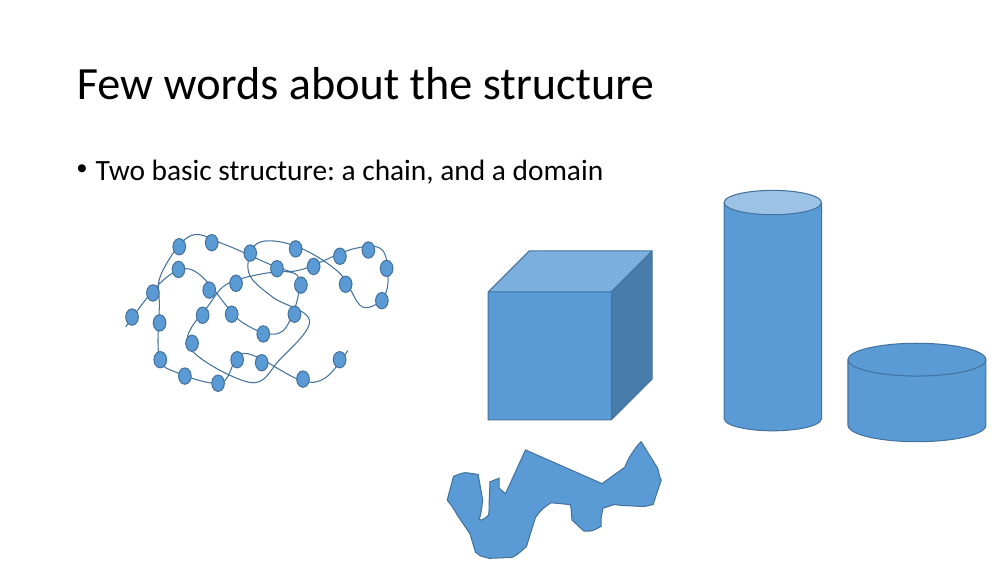
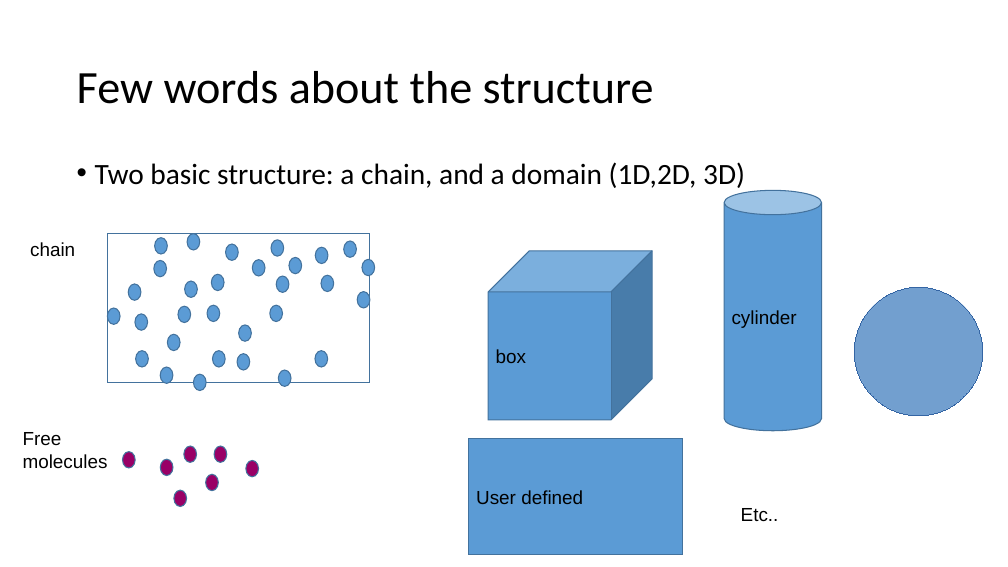
Before and after one commit to ofirENS/EpigenomeIntegrity, a slide deck: slide 3 of Documents/presentationParis7.pptx. Drawn at 1008x567 pixels with LibreOffice and Linux fonts; fonts in the diff are those of the drawing. Boxes give left, top, right and bottom in pixels: in the first picture for what was removed or moved away, otherwise in the second. Text is boxed around its words. In the diff, an @@ line names an element or a change of style, - is before the commit and + after.

```diff
--- a/Documents/presentationParis7.pptx
+++ b/Documents/presentationParis7.pptx
@@ text "Few words about the structure" at box(77, 71, 654, 104): line spacing 0.9 to 1 @@
@@ text at box(95, 162, 745, 188): text changed @@
-• Two basic structure: a chain, and a domain
+• Two basic structure: a chain, and a domain (1D,2D, 3D)
@@ cylinder "cylinder" at box(724, 191, 822, 431): outline #43739E 1 pt to #43729D 0.99 pt; proportions changed @@
@@ rectangle added at box(107, 234, 370, 383), outline #43729D 0.99 pt @@
@@ freeform shape removed at box(126, 234, 388, 383) @@
@@ text added at box(30, 242, 75, 256), 18 pt, text #000000 @@
+chain
@@ 24 ellipses: place and size @@
-24 ellipses at box(147, 234, 393, 392)
+24 ellipses at box(129, 234, 375, 391)
@@ cube "box" at box(488, 251, 653, 420): outline #43739E 1 pt to #43729D 0.99 pt; proportions changed @@
@@ ellipse added at box(854, 287, 983, 416), fill #729FCF, outline #3465A4 0.75 pt @@
@@ outline #43739E 1 pt to #43729D 0.99 pt in 30 elements at box(237, 354, 250, 371), box(207, 306, 220, 322), box(135, 314, 147, 330), box(185, 281, 197, 298), box(129, 284, 141, 301), box(321, 275, 334, 292), box(362, 259, 375, 276), box(315, 247, 328, 264), box(239, 325, 252, 342), box(160, 368, 173, 384), box(194, 374, 206, 391), box(212, 274, 225, 291), box(270, 306, 283, 322), box(315, 351, 328, 368), box(344, 241, 357, 258), box(167, 334, 180, 351), box(225, 244, 238, 261), box(187, 234, 200, 250), box(135, 351, 148, 368), box(271, 240, 284, 256), box(357, 292, 370, 309), box(276, 276, 289, 293), box(278, 370, 291, 386), box(289, 257, 302, 274), box(253, 259, 265, 276), box(155, 237, 168, 254), box(154, 260, 166, 277), box(178, 306, 191, 323), box(212, 351, 225, 368), box(107, 308, 120, 324) @@
@@ ellipse: place and size @@
-ellipse at box(225, 306, 238, 323)
+ellipse at box(107, 308, 120, 324)
@@ ellipse: place and size @@
-ellipse at box(126, 309, 138, 326)
+ellipse at box(135, 314, 147, 330)
@@ ellipse: place and size @@
-ellipse at box(154, 315, 166, 331)
+ellipse at box(178, 306, 191, 323)
@@ ellipse: place and size @@
-ellipse at box(197, 307, 209, 324)
+ellipse at box(207, 306, 220, 322)
@@ text in cylinder at box(732, 310, 797, 328): text added @@
+cylinder
@@ ellipse: place and size @@
-ellipse at box(256, 355, 268, 371)
+ellipse at box(212, 351, 225, 368)
@@ ellipse: place and size @@
-ellipse at box(231, 352, 243, 368)
+ellipse at box(237, 354, 250, 371)
@@ text in cube at box(496, 349, 526, 363): text added @@
+box
@@ cylinder removed at box(848, 343, 986, 442) @@
@@ text added at box(23, 432, 108, 469), 18 pt, text #000000 @@
+Free molecules
@@ ellipse added at box(184, 446, 197, 463), fill #990066, outline #43729D 0.99 pt @@
@@ ellipse added at box(214, 446, 227, 463), fill #990066, outline #43729D 0.99 pt @@
@@ freeform shape removed at box(448, 442, 662, 558) @@
@@ rectangle added at box(469, 439, 683, 555), fill #5B9BD5, outline #43729D 0.99 pt, 18 pt, text #000000 @@
+User defined
@@ ellipse added at box(123, 451, 135, 468), fill #990066, outline #43729D 0.99 pt @@
@@ ellipse added at box(160, 459, 173, 476), fill #990066, outline #43729D 0.99 pt @@
@@ ellipse added at box(206, 474, 219, 491), fill #990066, outline #43729D 0.99 pt @@
@@ ellipse added at box(246, 461, 259, 477), fill #990066, outline #43729D 0.99 pt @@
@@ ellipse added at box(174, 490, 187, 507), fill #990066, outline #43729D 0.99 pt @@
@@ text added at box(741, 508, 779, 522), 18 pt, text #000000 @@
+Etc..
```
Also in this commit, not shown: 7 other slides changed, 1 other file.
